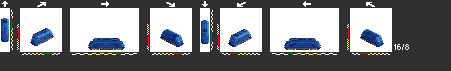
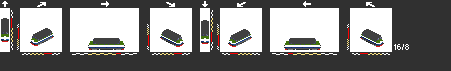
Before/after of a 451×71 layered artwork. What changed in the layer stack:
added layer "tttmy1" above "dsbmy2" over [1, 18, 383, 50]
showed "my", painted on it over [1, 18, 383, 50]
hid "mx", painted on it over [1, 18, 383, 50]
